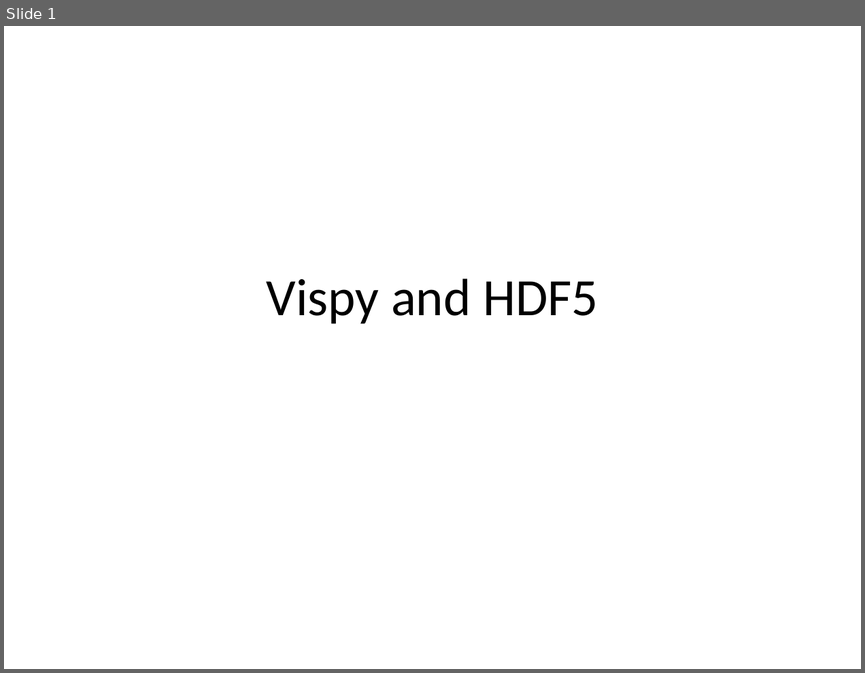
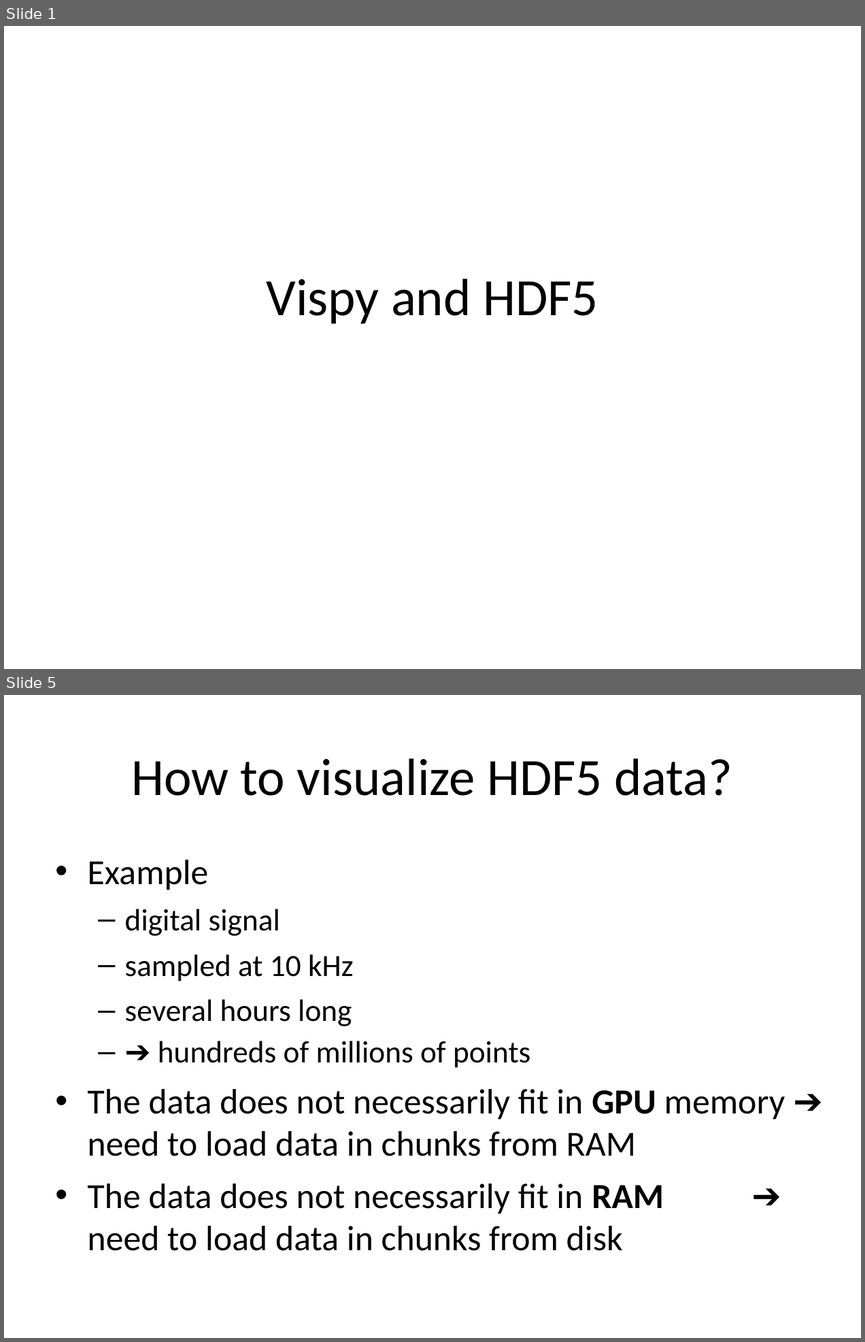
Before and after one commit to vispy/codecamp-esrf-2014, a slide deck: cr/5-hdf5/hdf5.ppt. Shown one above the other, each under a label of ours: slide 1 before the commit, slides 1 and 5 after it; the slides between them are not shown. The pictures are 865x673 and 865x1342 pixels, drawn with LibreOffice and Linux fonts; fonts in the diff are those of the drawing. Boxes give left, top, right and bottom in pixels: in the first picture for what was removed or moved away, otherwise in the second. Text is boxed around its words. In the diff, an @@ line names an element or a change of style, - is before the commit and + after.

```diff
--- a/cr/5-hdf5/hdf5.ppt
+++ b/cr/5-hdf5/hdf5.ppt
@@ slide 5 added at [4,695,861,1338], background #FFFFFF @@
@@ title added at [131,758,732,796], 44 pt, text #000000 @@
+How to visualize HDF5 data?
@@ text added at [88,860,785,1251], 29.6 pt, text #000000 @@
+• Example
+  – digital signal
+  – sampled at 10 kHz
+  – several hours long
+  – ➔ hundreds of millions of points
+• The data does not necessarily fit in GPU memory ➔ need to load data in chunks from RAM
+• The data does not necessarily fit in RAM ➔ need to load data in chunks from disk
```
Also in this commit, not shown: 8 other slides added, 20 other files.
